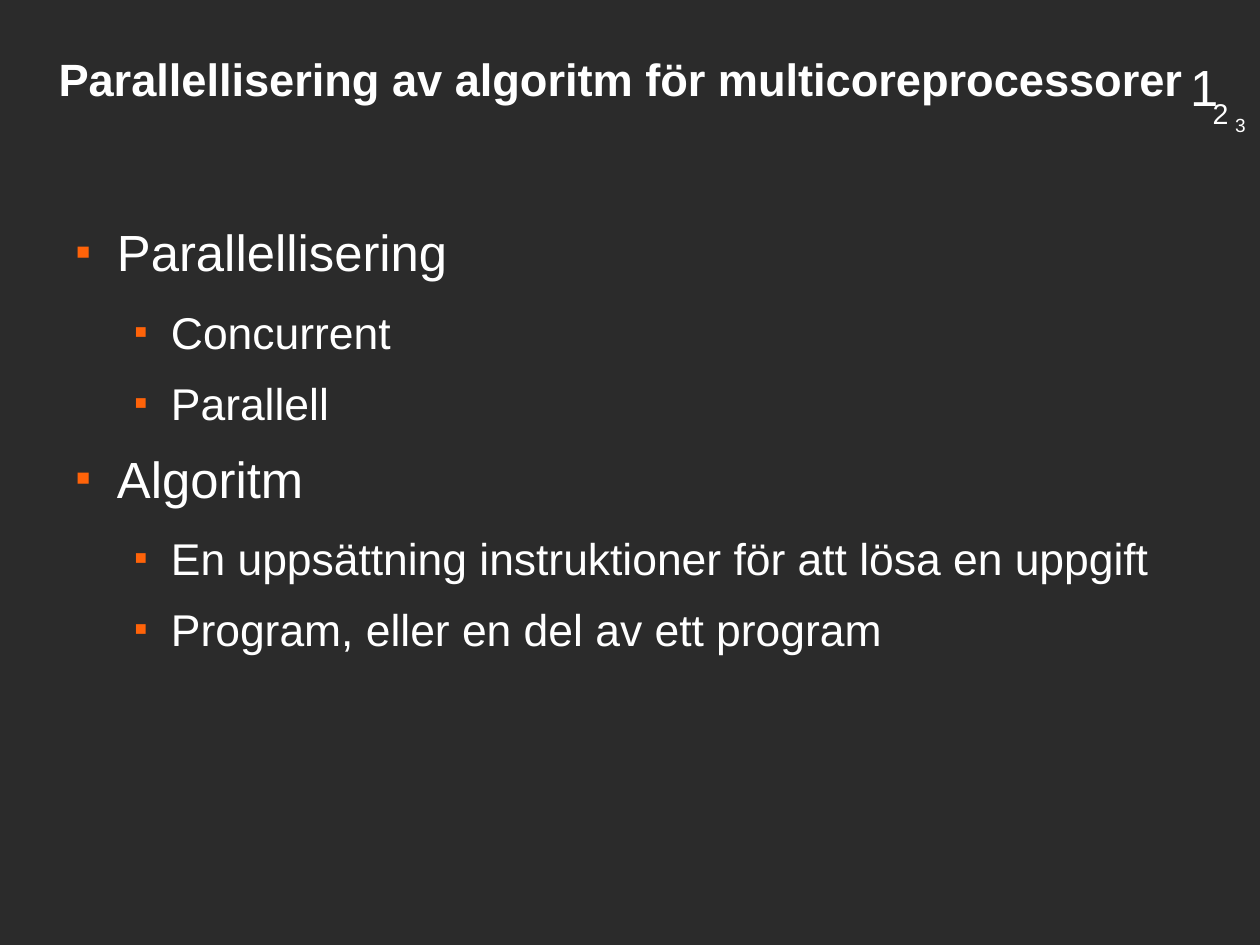
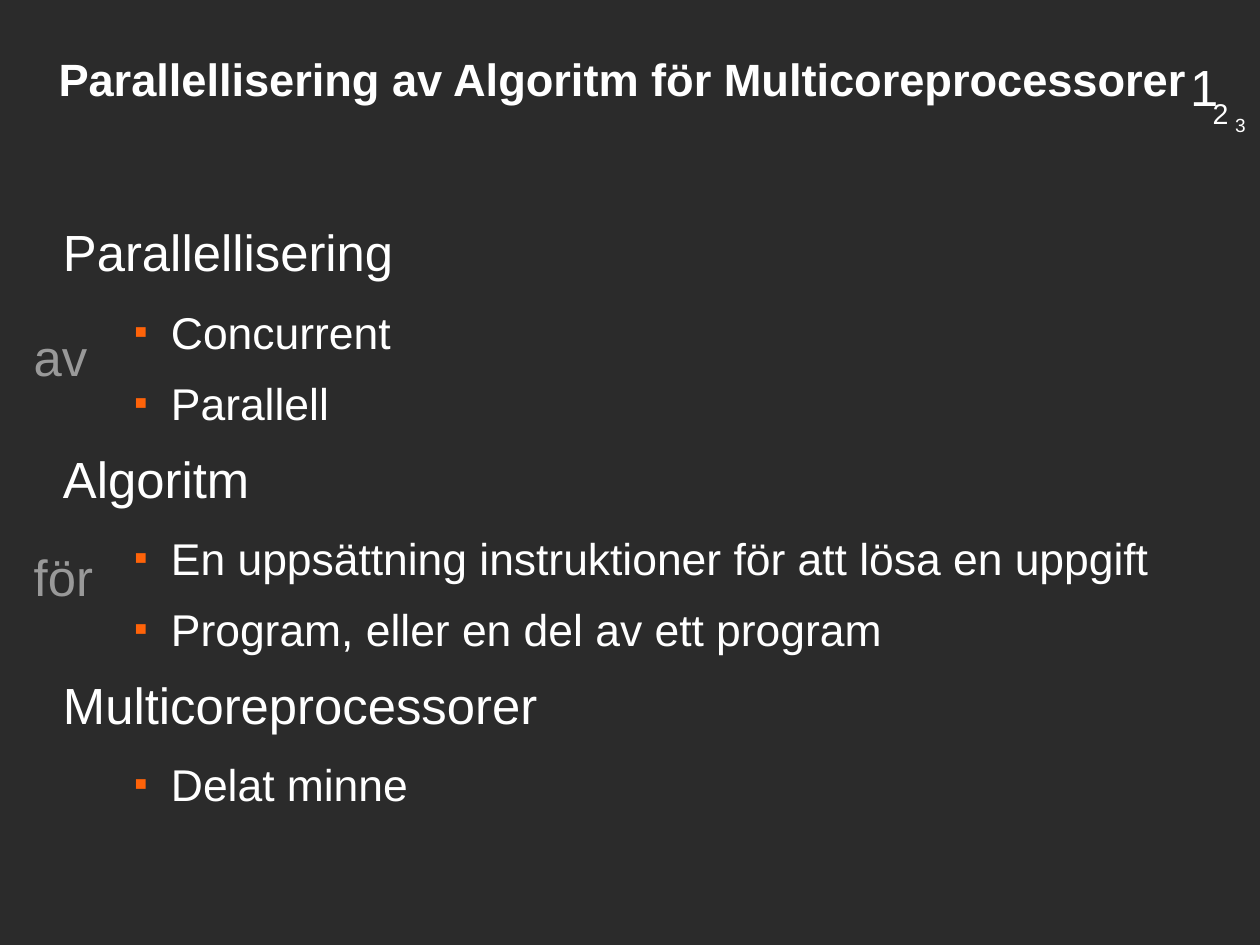
Before and after one commit to saifthe1/openfoam-openmp, a slide deck: slide 2 of presentation/pres.odp. Drawn at 1260x945 pixels with LibreOffice and Linux fonts; fonts in the diff are those of the drawing; background and template pictures are left out; a plain dark background stands for a picture behind light text. Boxes give left, top, right and bottom in pixels: in the first picture for what was removed or moved away, otherwise in the second. Text is boxed around its words. In the diff, an @@ line names an element or a change of style, - is before the commit and + after.

```diff
--- a/presentation/pres.odp
+++ b/presentation/pres.odp
@@ title at [59, 63, 1186, 105]: text changed @@
-Parallellisering av algoritm för multicoreprocessorer
+Parallellisering av Algoritm för Multicoreprocessorer
@@ text at [63, 234, 393, 508]: bullet ■ to none @@
@@ text added at [34, 349, 88, 377], 32 pt, text #999999 @@
+av
@@ text added at [34, 559, 93, 597], 32 pt, text #999999 @@
+för
@@ text at [63, 687, 537, 802]: paragraphs added @@
+Multicoreprocessorer
+  ■ Delat minne
```
Also in this commit, not shown: 2 other slides changed.
